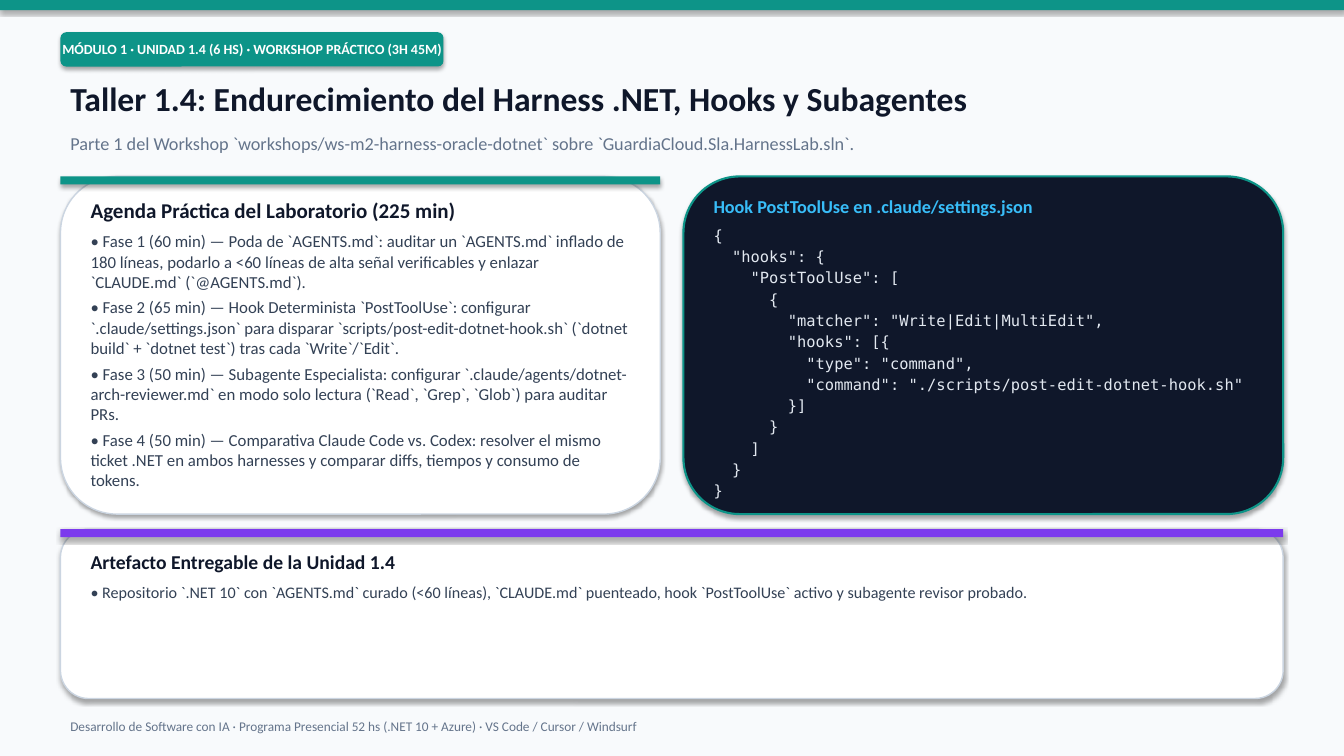
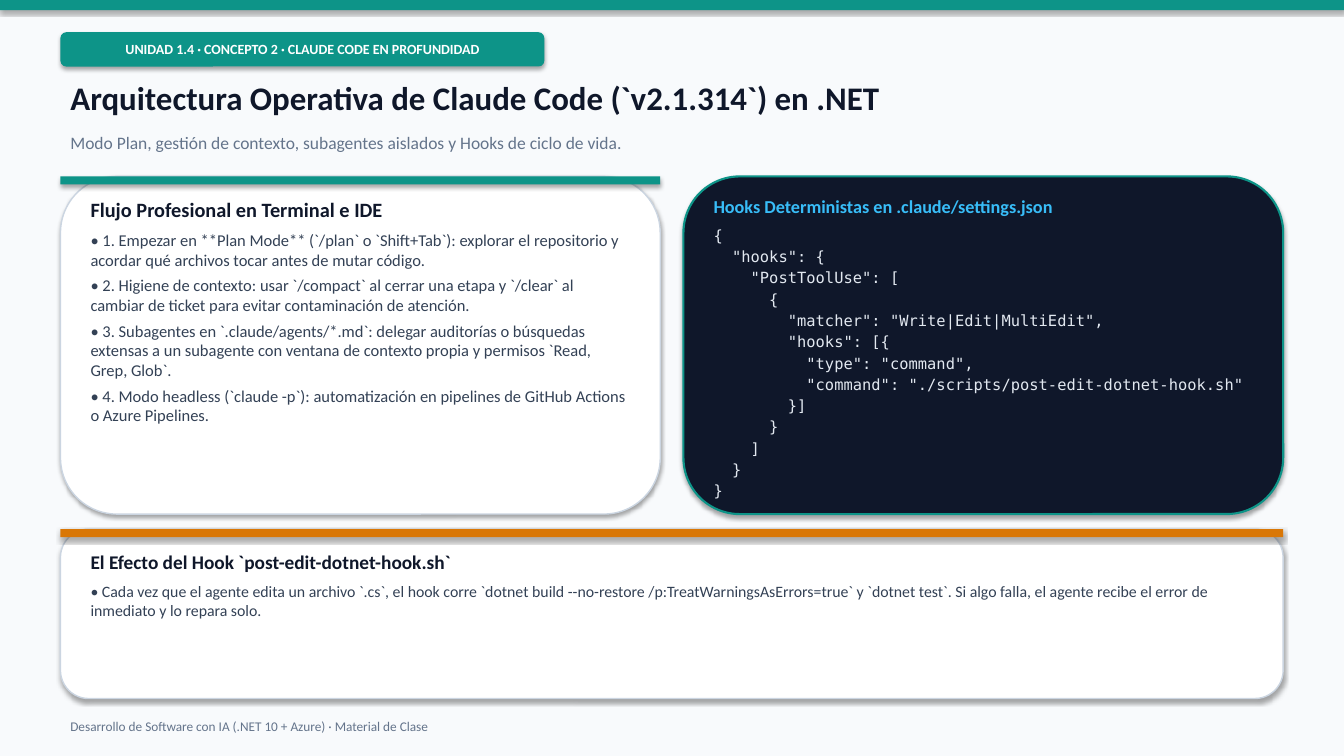
Before and after one commit to fabzter/curso_ai, a slide deck: slide 20 of curriculum/2026-11-03_curso-completo-desarrollo-sw-con-ia.pptx (slide 12 before the commit). Drawn at 1344x756 pixels with LibreOffice and Linux fonts; fonts in the diff are those of the drawing. Boxes give left, top, right and bottom in pixels: in the first picture for what was removed or moved away, otherwise in the second. Text is boxed around its words. In the diff, an @@ line names an element or a change of style, - is before the commit and + after.

```diff
--- a/curriculum/2026-11-03_curso-completo-desarrollo-sw-con-ia.pptx
+++ b/curriculum/2026-11-03_curso-completo-desarrollo-sw-con-ia.pptx
@@ rounded rectangle "UNIDAD 1.4 · CONCEPTO 2 ...": place and size @@
-rounded rectangle "UNIDAD 1.4 · CONCEPTO 2 ..." at [60,32,444,67]
+rounded rectangle "UNIDAD 1.4 · CONCEPTO 2 ..." at [60,32,544,67]
@@ text in rounded rectangle at [125,45,480,54]: text changed @@
-MÓDULO 1 · UNIDAD 1.4 (6 HS) · WORKSHOP PRÁCTICO (3H 45M)
+UNIDAD 1.4 · CONCEPTO 2 · CLAUDE CODE EN PROFUNDIDAD
@@ text at [70,86,879,116]: text changed; size 24 to 23.5 pt @@
-Taller 1.4: Endurecimiento del Harness .NET, Hooks y Subagentes
+Arquitectura Operativa de Claude Code (`v2.1.314`) en .NET
@@ text at [70,137,622,152]: text changed; size 13 to 12.5 pt @@
-Parte 1 del Workshop `workshops/ws-m2-harness-oracle-dotnet` sobre `GuardiaCloud.Sla.HarnessLab.sln`.
+Modo Plan, gestión de contexto, subagentes aislados y Hooks de ciclo de vida.
@@ text at [91,202,625,424]: text changed; size 12 to 11.8 pt @@
-Agenda Práctica del Laboratorio (225 min)
-• Fase 1 (60 min) — Poda de `AGENTS.md`: auditar un `AGENTS.md` inflado de 180 líneas, podarlo a <60 líneas de alta señal verificables y enlazar `CLAUDE.md` (`@AGENTS.md`).
-• Fase 2 (65 min) — Hook Determinista `PostToolUse`: configurar `.claude/settings.json` para disparar `scripts/post-edit-dotnet-hook.sh` (`dotnet build` + `dotnet test`) tras cada `Write`/`Edit`.
-• Fase 3 (50 min) — Subagente Especialista: configurar `.claude/agents/dotnet-arch-reviewer.md` en modo solo lectura (`Read`, `Grep`, `Glob`) para auditar PRs.
-• Fase 4 (50 min) — Comparativa Claude Code vs. Codex: resolver el mismo ticket .NET en ambos harnesses y comparar diffs, tiempos y consumo de tokens.
+Flujo Profesional en Terminal e IDE
+• 1. Empezar en **Plan Mode** (`/plan` o `Shift+Tab`): explorar el repositorio y acordar qué archivos tocar antes de mutar código.
+• 2. Higiene de contexto: usar `/compact` al cerrar una etapa y `/clear` al cambiar de ticket para evitar contaminación de atención.
+• 3. Subagentes en `.claude/agents/*.md`: delegar auditorías o búsquedas extensas a un subagente con ventana de contexto propia y permisos `Read, Grep, Glob`.
+• 4. Modo headless (`claude -p`): automatización en pipelines de GitHub Actions o Azure Pipelines.
@@ text at [714,200,1052,216]: text changed @@
-Hook PostToolUse en .claude/settings.json
+Hooks Deterministas en .claude/settings.json
@@ rectangle at [60,529,1284,537]: fill #7C3AED to #D97706 @@
@@ text at [91,555,1208,619]: text changed; size 11.5 to 11.3 pt @@
-Artefacto Entregable de la Unidad 1.4
-• Repositorio `.NET 10` con `AGENTS.md` curado (<60 líneas), `CLAUDE.md` puenteado, hook `PostToolUse` activo y subagente revisor probado.
+El Efecto del Hook `post-edit-dotnet-hook.sh`
+• Cada vez que el agente edita un archivo `.cs`, el hook corre `dotnet build --no-restore /p:TreatWarningsAsErrors=true` y `dotnet test`. Si algo falla, el agente recibe el error de inmediato y lo repara solo.
@@ text at [70,721,428,733]: text changed @@
-Desarrollo de Software con IA · Programa Presencial 52 hs (.NET 10 + Azure) · VS Code / Cursor / Windsurf
+Desarrollo de Software con IA (.NET 10 + Azure) · Material de Clase
```
Also in this commit, not shown: 14 other slides changed, 21 slides added, 14 slides removed, 33 other files.
